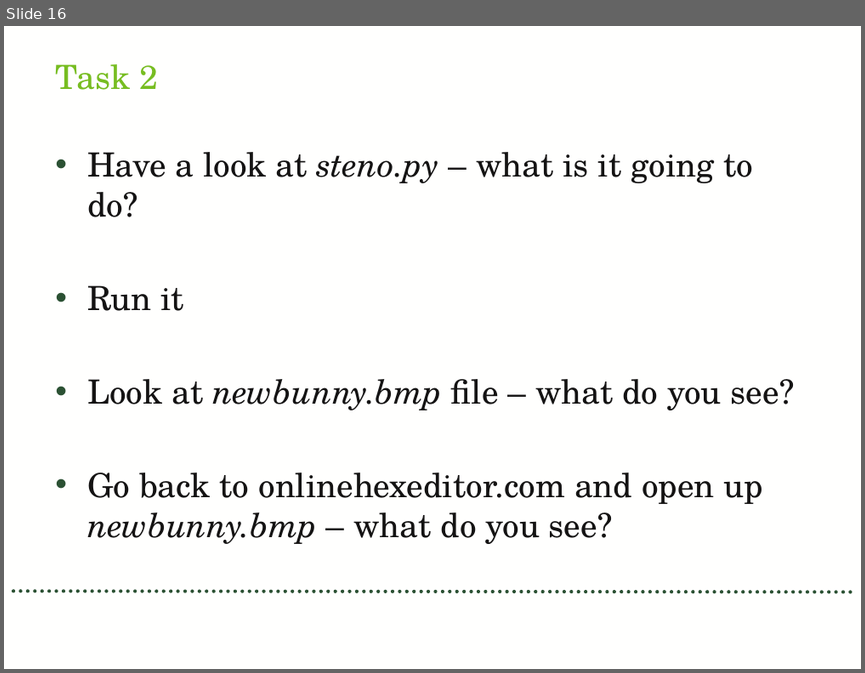
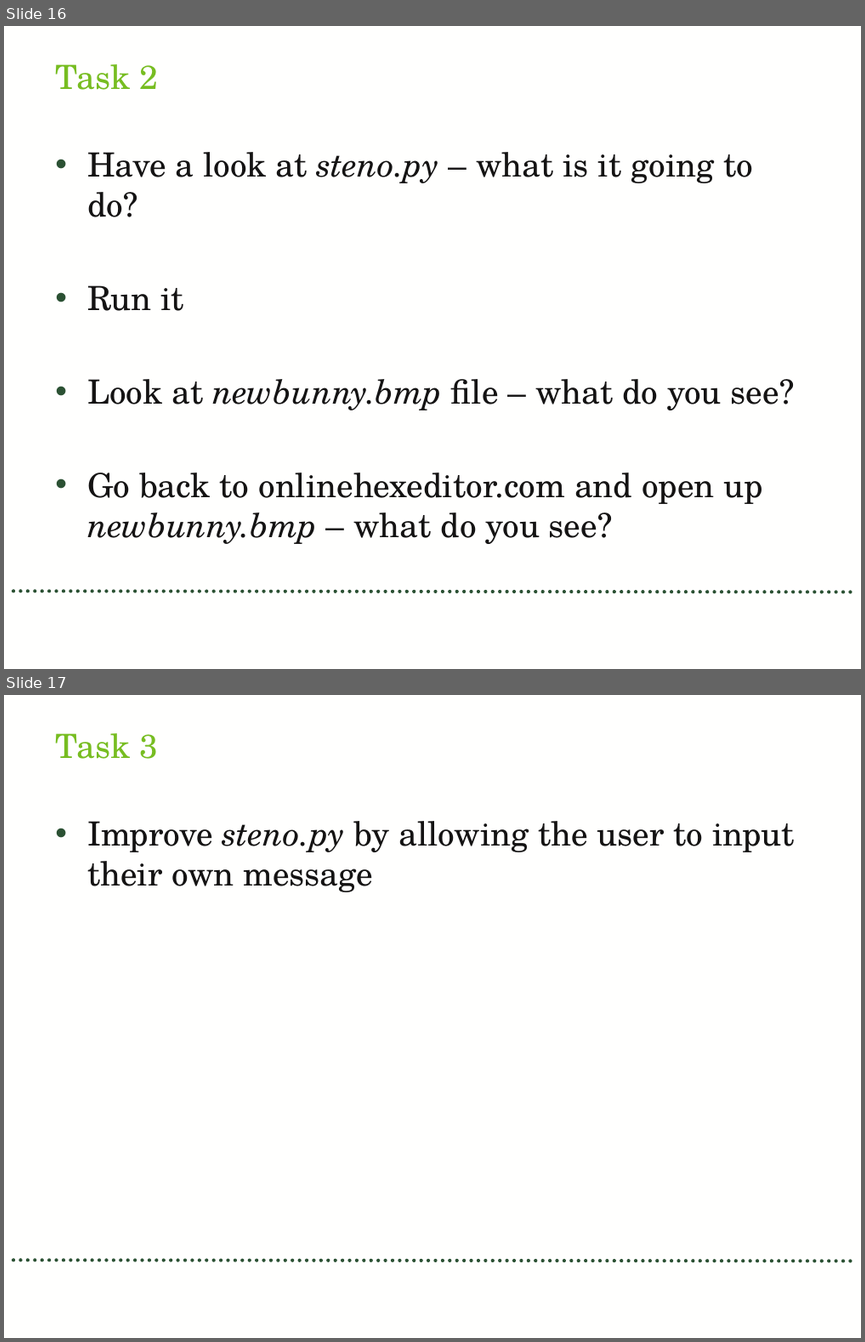
Before and after one commit to cpitcherark/lesson, a slide deck: lesson.pptx. Shown one above the other, each under a label of ours: slide 16 before the commit, slides 16 and 17 after it. The pictures are 865x673 and 865x1342 pixels, drawn with LibreOffice and Linux fonts; fonts in the diff are those of the drawing. Boxes give left, top, right and bottom in pixels: in the first picture for what was removed or moved away, otherwise in the second. Text is boxed around its words. In the diff, an @@ line names an element or a change of style, - is before the commit and + after.

```diff
--- a/lesson.pptx
+++ b/lesson.pptx
@@ slide 17 added at [4,695,861,1338], background #FFFFFE; not listed: 1 template element that a slide beside it also shows @@
@@ title added at [55,733,159,759], 28 pt, text #77BD21 @@
+Task 3
@@ text added at [87,821,794,892], 28 pt, text #141313 @@
+• Improve steno.py by allowing the user to input their own message
```
Also in this commit, not shown: 5 slides changed.
